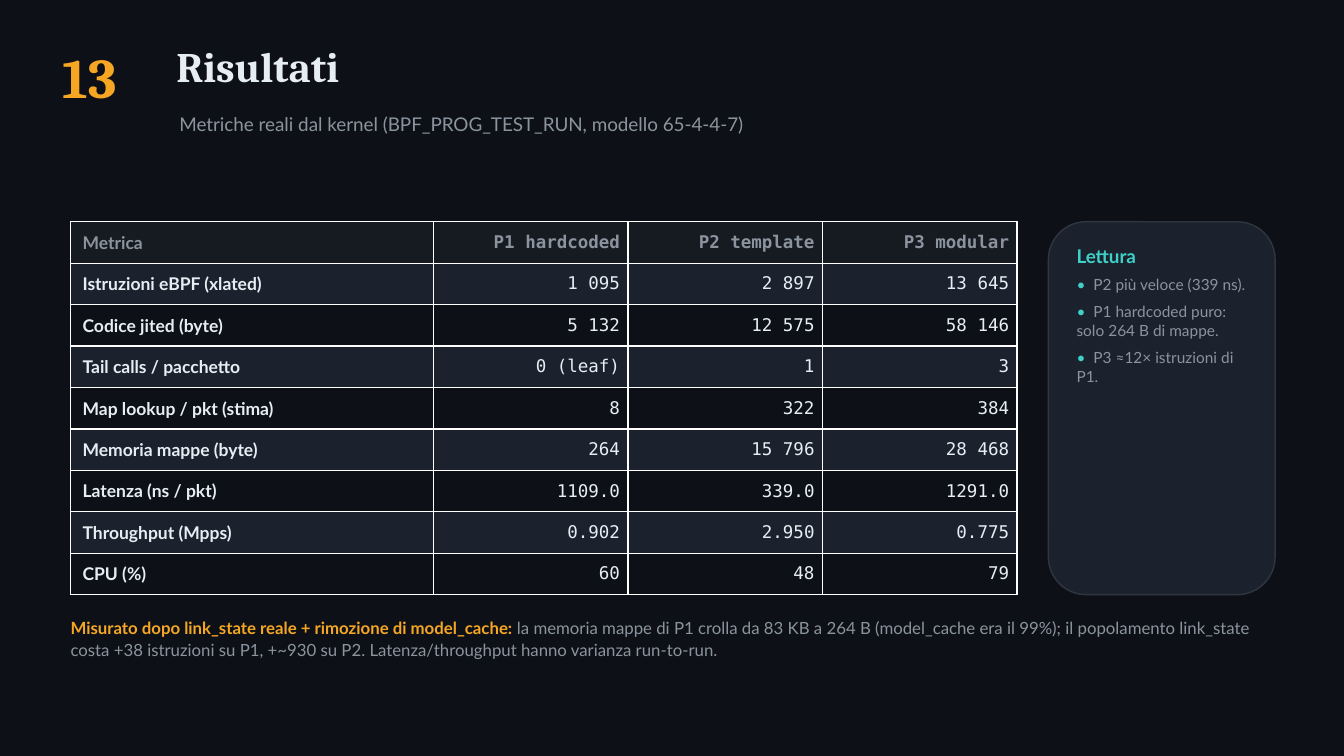
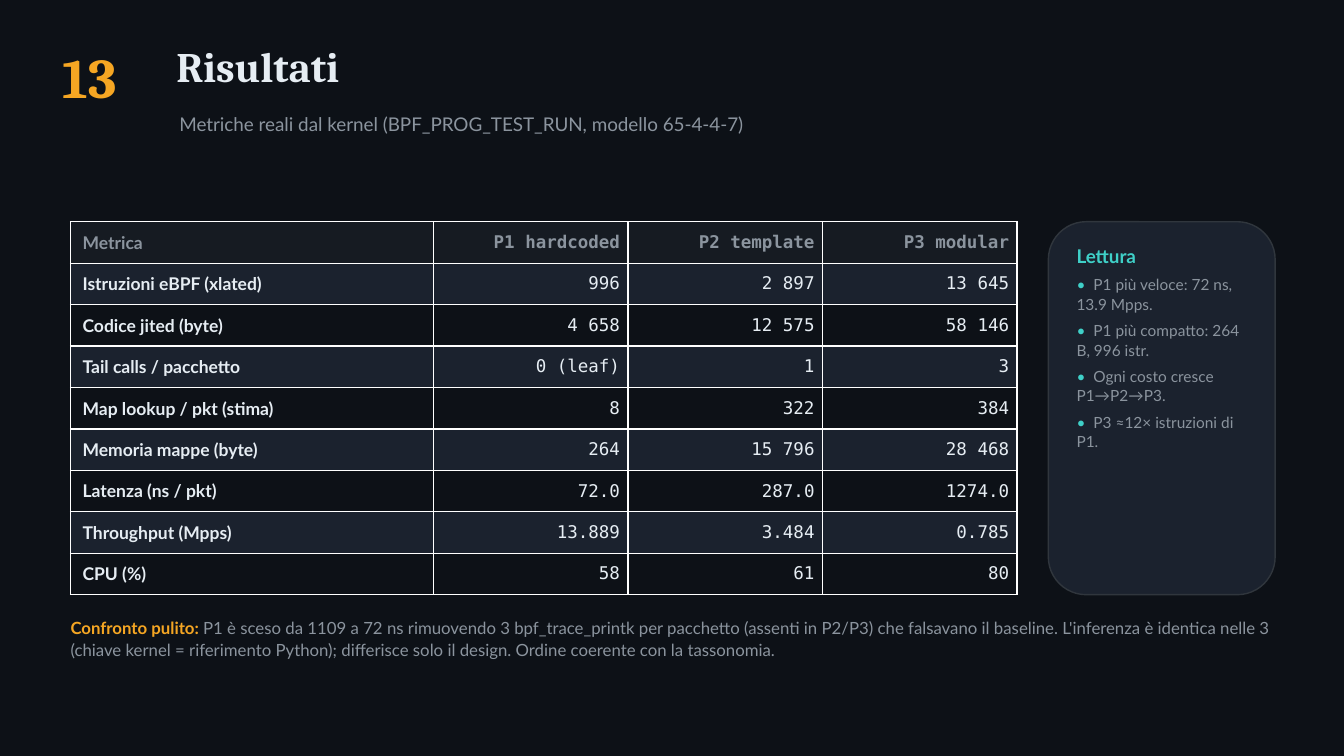
Before and after one commit to ettore-cantile/ipa_lab, a slide deck: slide 14 of docs/IPA_eBPF_pipelines.pptx. Drawn at 1344x756 pixels with LibreOffice and Linux fonts; fonts in the diff are those of the drawing. Boxes give left, top, right and bottom in pixels: in the first picture for what was removed or moved away, otherwise in the second. Text is boxed around its words. In the diff, an @@ line names an element or a change of style, - is before the commit and + after.

```diff
--- a/docs/IPA_eBPF_pipelines.pptx
+++ b/docs/IPA_eBPF_pipelines.pptx
@@ table at (71, 222, 1017, 595) @@
-row 2, column 2: 1 095
+row 2, column 2: 996
-row 3, column 2: 5 132
+row 3, column 2: 4 658
-row 7: Latenza (ns / pkt) | 1109.0 | 339.0 | 1291.0
+row 7: Latenza (ns / pkt) | 72.0 | 287.0 | 1274.0
-row 8: Throughput (Mpps) | 0.902 | 2.950 | 0.775
+row 8: Throughput (Mpps) | 13.889 | 3.484 | 0.785
-row 9: CPU (%) | 60 | 48 | 79
+row 9: CPU (%) | 58 | 61 | 80
@@ text at (1077, 279, 1239, 401): text changed @@
-• P2 più veloce (339 ns).
-• P1 hardcoded puro: solo 264 B di mappe.
+• P1 più veloce: 72 ns, 13.9 Mpps.
+• P1 più compatto: 264 B, 996 istr.
+• Ogni costo cresce P1→P2→P3.
@@ text at (71, 621, 1269, 659): text changed @@
-Misurato dopo link_state reale + rimozione di model_cache: la memoria mappe di P1 crolla da 83 KB a 264 B (model_cache era il 99%); il popolamento link_state costa +38 istruzioni su P1, +~930 su P2. Latenza/throughput hanno varianza run-to-run.
+Confronto pulito: P1 è sceso da 1109 a 72 ns rimuovendo 3 bpf_trace_printk per pacchetto (assenti in P2/P3) che falsavano il baseline. L'inferenza è identica nelle 3 (chiave kernel = riferimento Python); differisce solo il design. Ordine coerente con la tassonomia.
```
Also in this commit, not shown: 2 other slides changed, 3 other files.
